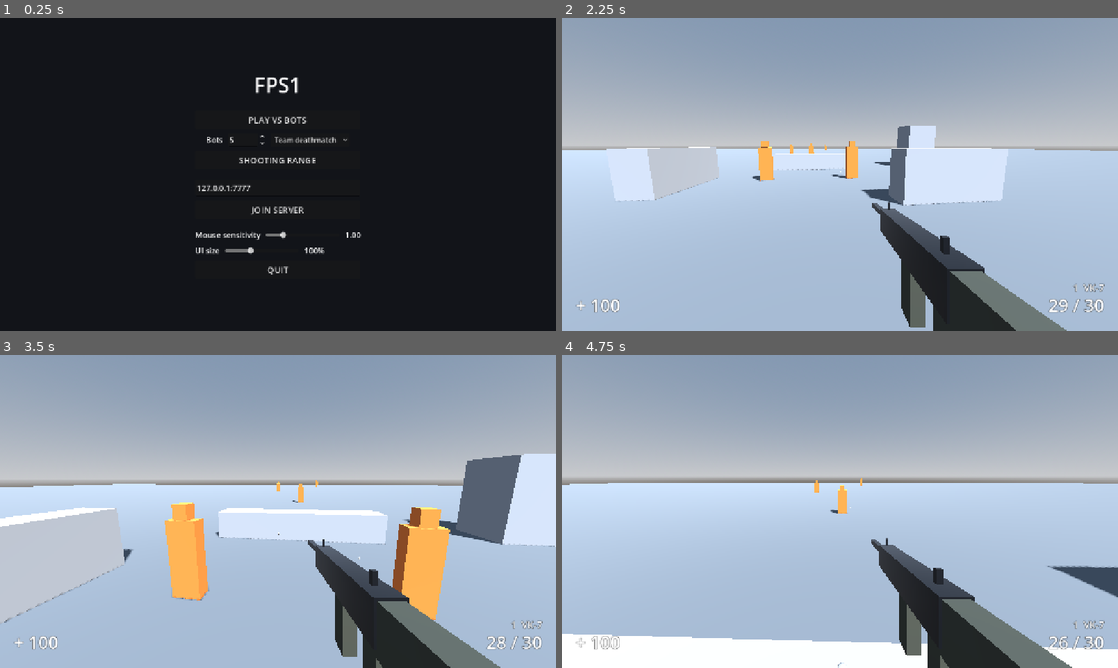
Above: before the commit, frames 1-4 (two rows, left to right).
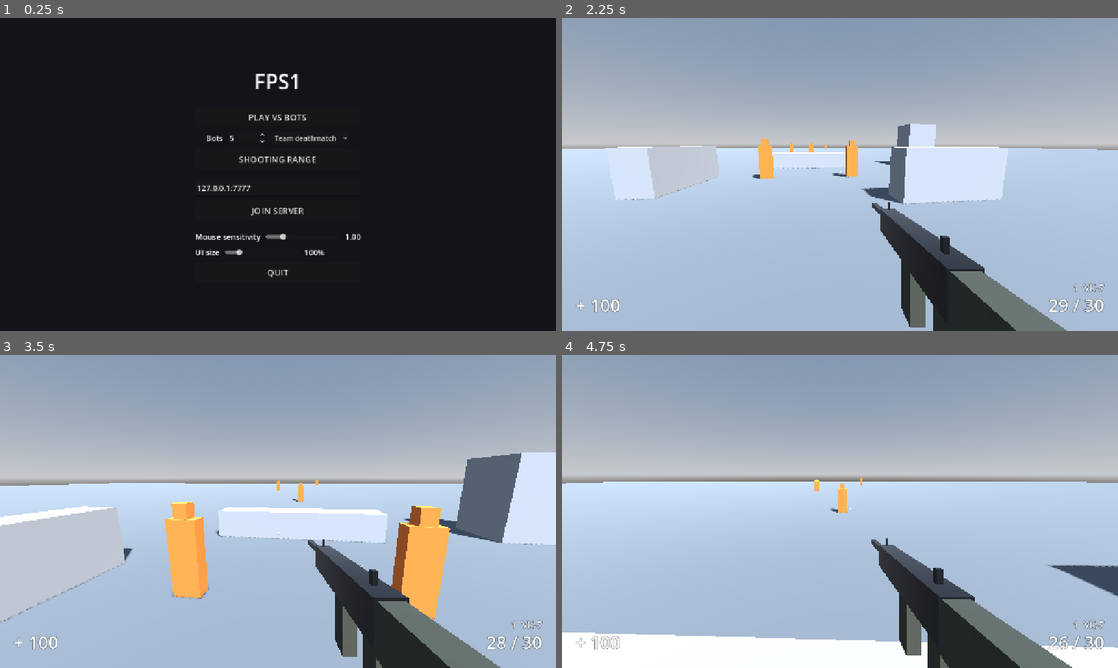
Above: after the commit, the same moments.

Repository: kosj/fps1
Game: Godot game, scene res://game/main.tscn
Same seed, same stepped clock (60 frames per second), same inputs: the game is played once before the commit and once after it.
Inputs (mouse positions are in pixels of both pictures, inside the frame that each line leads up to):
- Up to frame 1 (0.25 s): no input
- Up to frame 2 (2.25 s): click "SHOOTING RANGE" at 0.5 s; click "RESUME" at 1.25 s; tap Enter at 2 s; move the mouse to (867, 174) at 2.02 s; hold W (move_forward) from 2.03 s (still down); right-click (867, 174) at 2.1 s; click (867, 174) at 2.17 s
- Up to frame 3 (3.5 s): keep holding W (move_forward); tap Space (jump) at 2.27, 2.57, 3.02, 3.32 s; tap Ctrl (crouch) at 2.3, 2.85 s; move the mouse to (250, 511) at 2.77 s; click (250, 511) at 3.05 s
- Up to frame 4 (4.75 s): keep holding W (move_forward); move the mouse to (851, 505) at 3.52 s; click (851, 505) at 3.6 s; tap Shift (sprint) at 3.8, 4.35 s; move the mouse to (834, 517) at 4.27 s; click (834, 517) at 4.42 s; tap Space (jump) at 4.52, 4.55 s

The runs differ from the first frame. In frame 1, 1.4% of the frame differs, in the area x 35-65%, y 17-83%; in frame 2, 0.9%; in frame 3, 1.5%, in the area x 0-100%, y 31-86%; in frame 4, 1.0%.

Commit message:
Touch controls and mobile layout
The game could only be played with a keyboard and mouse, so it was
unplayable on phones.

- Virtual stick on the left (push fully forward to sprint), drag on
  the right to look, FIRE (also drags to look), AIM toggle, JUMP,
  DUCK, reload, weapon cycle and pause buttons; multi-touch
- Enabled at start on phones and tablets, or on the first touch on
  other touch devices; mouse capture is not required in touch mode
- Larger default UI on mobile, UI size slider up to 200%, menus
  scroll when taller than the screen
- HUD: kill feed moved to the top left; ammo and weapon move to the
  top right in touch mode so buttons do not cover them
- Touch input logic is unit tested without a screen

Co-Authored-By: Claude Fable 5.2 <noreply@anthropic.com>
Claude-Session: https://claude.ai/code/session_01AU5XTYvP8kqhP5guiFZ1PH

Diff:
--- a/game/core/settings.gd
+++ b/game/core/settings.gd
@@ -8,7 +8,11 @@
 const GAME_MODE := "match/mode"
 const UI_SCALE := "ui/scale"
 const MIN_UI_SCALE := 0.8
-const MAX_UI_SCALE := 1.4
+const MAX_UI_SCALE := 2.0
+## 휴대폰은 화면이 작아 같은 배율로는 글자가 작게 보이므로 기본값을 키운다.
+const MOBILE_UI_SCALE := 1.5
+
+static var _mobile := -1
 const MIN_SENSITIVITY := 0.2
 const MAX_SENSITIVITY := 4.0
 
@@ -30,8 +34,22 @@
 	config.save(PATH)
 
 
+## 휴대폰이나 태블릿의 브라우저/앱인지. 한 번 판단한 결과를 기억한다.
+static func is_mobile() -> bool:
+	if _mobile < 0:
+		var mobile := OS.has_feature("mobile")
+		mobile = mobile or OS.has_feature("web_android") or OS.has_feature("web_ios")
+		if not mobile and OS.has_feature("web"):
+			# 엔진이 기기를 구분하지 못하는 브라우저를 위해, 주 입력 장치가 손가락인지 직접 묻는다.
+			var script := "(navigator.maxTouchPoints > 0 && matchMedia('(pointer: coarse)').matches) ? 1 : 0"
+			mobile = int(JavaScriptBridge.eval(script, true)) == 1
+		_mobile = 1 if mobile else 0
+	return _mobile == 1
+
+
 static func ui_scale() -> float:
-	return clampf(float(read(UI_SCALE, 1.0)), MIN_UI_SCALE, MAX_UI_SCALE)
+	var fallback := MOBILE_UI_SCALE if is_mobile() else 1.0
+	return clampf(float(read(UI_SCALE, fallback)), MIN_UI_SCALE, MAX_UI_SCALE)
 
 
 static func sensitivity() -> float:
--- a/game/net/game_session.gd
+++ b/game/net/game_session.gd
@@ -195,7 +195,7 @@
 			_add_bots(int(options.get("bots", 5)))
 	_pause = PauseMenu.new()
 	_pause.visible = false
-	_pause.resume_requested.connect(func() -> void: Input.mouse_mode = Input.MOUSE_MODE_CAPTURED)
+	_pause.resume_requested.connect(_resume)
 	_pause.menu_requested.connect(_return_to_menu)
 	_pause.sensitivity_changed.connect(_on_sensitivity_changed)
 	add_child(_pause)
@@ -259,6 +259,13 @@
 	if headshot:
 		text += "  (HS)"
 	_local.hud.add_feed_line(text, _relative_color(killer_team))
+
+
+func _resume() -> void:
+	if _local != null and _local.touch != null:
+		_local.set_paused(false)
+	else:
+		Input.mouse_mode = Input.MOUSE_MODE_CAPTURED
 
 
 func _on_sensitivity_changed(value: float) -> void:
--- a/game/player/player.gd
+++ b/game/player/player.gd
@@ -15,6 +15,7 @@
 const WeaponController := preload("res://game/weapons/weapon_controller.gd")
 const ViewModel := preload("res://game/weapons/view_model.gd")
 const Hud := preload("res://game/ui/hud.gd")
+const TouchControls := preload("res://game/ui/touch_controls.gd")
 const SfxSynth := preload("res://game/audio/sfx_synth.gd")
 const LOADOUT := [
 	preload("res://game/weapons/data/rifle_vk7.tres"),
@@ -27,6 +28,8 @@
 const CORRECTION_SMOOTHING := 12.0
 const CORRECTION_SNAP_DISTANCE := 2.0
 const DAMAGE_MARK_TIME := 1.5
+## 터치로 화면을 끌 때의 시선 감도(화면 단위당 라디안).
+const TOUCH_LOOK_SENSITIVITY := 0.0045
 const BASE_SENSITIVITY := 0.002
 const ADS_SENSITIVITY_SCALE := 0.6
 const PITCH_LIMIT := 1.55
@@ -61,6 +64,8 @@
 var weapon: WeaponController
 var view_model: ViewModel
 var hud: Hud
+## 터치 조작. 터치 기기에서만 만들어진다.
+var touch: TouchControls
 
 var _gravity: float = ProjectSettings.get_setting("physics/3d/default_gravity")
 var _sprinting := false
@@ -71,6 +76,7 @@
 var _prev_buttons := 0
 var _suppress_fire := false
 var _selected_slot := 0
+var _touch_paused := false
 var _visual_offset := Vector3.ZERO
 ## 최근에 나를 맞힌 위치들. 각 항목은 [위치, 남은 표시 시간].
 var _damage_sources: Array = []
@@ -108,11 +114,34 @@
 	if is_local:
 		hud.set_health(health, MAX_HEALTH)
 		sensitivity_scale = Settings.sensitivity()
+		if Settings.is_mobile() and not view_from_cmd:
+			enable_touch()
 
 
 ## 입력을 받아도 되는 상태인지. 브라우저에서는 클릭으로 포인터를 잠근 뒤부터 조작한다.
 func input_active() -> bool:
+	if touch != null:
+		return not _touch_paused
 	return not require_mouse_capture or Input.mouse_mode == Input.MOUSE_MODE_CAPTURED
+
+
+## 터치 조작을 켠다. 휴대폰에서는 시작할 때, 그 밖의 터치 기기에서는 처음 화면을 만졌을 때 켜진다.
+func enable_touch() -> void:
+	if touch != null or not is_local:
+		return
+	touch = TouchControls.new()
+	hud.add_child(touch)
+	hud.use_touch_layout()
+	touch.look.connect(_on_touch_look)
+	touch.pause_pressed.connect(set_paused.bind(true))
+
+
+## 터치 조작에서의 일시 정지. 마우스 조작은 포인터 잠금 여부로 판단하므로 영향받지 않는다.
+func set_paused(paused: bool) -> void:
+	_touch_paused = paused
+	if touch != null:
+		touch.visible = not paused
+		touch.release_all()
 
 
 func horizontal_speed() -> float:
@@ -157,6 +186,13 @@
 	cmd.yaw = rotation.y
 	cmd.pitch = _head.rotation.x
 	if not input_active():
+		return cmd
+	if touch != null:
+		cmd.move = touch.move
+		cmd.buttons = touch.buttons()
+		var steps := touch.take_weapon_steps()
+		_selected_slot = (_selected_slot + steps) % LOADOUT.size()
+		cmd.weapon = _selected_slot
 		return cmd
 	cmd.move = Input.get_vector("move_left", "move_right", "move_forward", "move_back")
 	for action: String in _button_actions:
@@ -286,8 +322,22 @@
 		_play("hit")
 
 
+func _input(event: InputEvent) -> void:
+	# 터치를 감지하면 그때부터 터치 조작으로 바꾼다(태블릿, 터치 노트북).
+	if touch == null and is_local and not view_from_cmd and event is InputEventScreenTouch:
+		enable_touch()
+
+
+func _on_touch_look(relative: Vector2) -> void:
+	var zoom := lerpf(1.0, weapon.data.ads_fov / BASE_FOV, weapon.aim_blend)
+	var sensitivity := TOUCH_LOOK_SENSITIVITY * sensitivity_scale * zoom
+	add_view_rotation(-relative.x * sensitivity, -relative.y * sensitivity)
+	view_model.add_look_delta(relative)
+
+
 func _unhandled_input(event: InputEvent) -> void:
-	if not is_local or view_from_cmd:
+	# 터치 기기에서는 터치가 마우스 입력으로도 들어오므로 마우스 처리를 건너뛴다.
+	if not is_local or view_from_cmd or touch != null:
 		return
 	var captured := Input.mouse_mode == Input.MOUSE_MODE_CAPTURED
 	if event is InputEventMouseButton and event.is_pressed() and not captured:
--- a/game/ui/hud.gd
+++ b/game/ui/hud.gd
@@ -60,10 +60,10 @@
 	_zone_row.mouse_filter = Control.MOUSE_FILTER_IGNORE
 	root.add_child(_zone_row)
 	_feed = VBoxContainer.new()
-	_feed.set_anchors_preset(Control.PRESET_TOP_RIGHT)
-	_feed.grow_horizontal = Control.GROW_DIRECTION_BEGIN
+	# 왼쪽 위에 둔다. 오른쪽은 터치 버튼과 탄약 표시가 쓴다.
+	_feed.set_anchors_preset(Control.PRESET_TOP_LEFT)
 	_feed.offset_top = MARGIN
-	_feed.offset_right = -MARGIN
+	_feed.offset_left = 110
 	_feed.mouse_filter = Control.MOUSE_FILTER_IGNORE
 	root.add_child(_feed)
 	_notice_label = _make_label(root, 24, Control.PRESET_CENTER)
@@ -104,6 +104,19 @@
 	_damage_overlay.color.a = 0.35
 
 
+## 터치 조작용 배치. 오른쪽 아래는 버튼이 차지하므로 탄약과 무기 이름을 오른쪽 위로 옮긴다.
+func use_touch_layout() -> void:
+	for label: Label in [_ammo_label, _weapon_label]:
+		label.set_anchors_preset(Control.PRESET_TOP_RIGHT)
+		label.grow_horizontal = Control.GROW_DIRECTION_BEGIN
+		label.grow_vertical = Control.GROW_DIRECTION_END
+		label.offset_right = -MARGIN
+	_ammo_label.offset_top = MARGIN - 8
+	_ammo_label.offset_bottom = MARGIN + 40
+	_weapon_label.offset_top = MARGIN + 44
+	_weapon_label.offset_bottom = MARGIN + 72
+
+
 ## 점령전 거점 상태. 각 항목은 [표시할 글자, 색].
 func set_zones(items: Array) -> void:
 	while _zone_row.get_child_count() < items.size():
@@ -123,7 +136,7 @@
 	var label := Label.new()
 	label.text = text
 	label.modulate = color
-	label.horizontal_alignment = HORIZONTAL_ALIGNMENT_RIGHT
+	label.horizontal_alignment = HORIZONTAL_ALIGNMENT_LEFT
 	label.add_theme_font_size_override("font_size", 22)
 	label.add_theme_color_override("font_outline_color", Color(0.0, 0.0, 0.0, 0.8))
 	label.add_theme_constant_override("outline_size", 4)
--- a/game/ui/menu_kit.gd
+++ b/game/ui/menu_kit.gd
@@ -15,7 +15,7 @@
 static func button(text: String) -> Button:
 	var node := Button.new()
 	node.text = text
-	node.custom_minimum_size = Vector2(320.0, 42.0)
+	node.custom_minimum_size = Vector2(320.0, 46.0)
 	node.add_theme_font_size_override("font_size", 20)
 	return node
 
@@ -26,9 +26,15 @@
 	shade.color = background
 	shade.set_anchors_preset(Control.PRESET_FULL_RECT)
 	layer.add_child(shade)
+	# 작은 화면에서는 메뉴가 화면보다 길어질 수 있어 스크롤로 감싼다.
+	var scroll := ScrollContainer.new()
+	scroll.set_anchors_preset(Control.PRESET_FULL_RECT)
+	scroll.horizontal_scroll_mode = ScrollContainer.SCROLL_MODE_DISABLED
+	shade.add_child(scroll)
 	var center := CenterContainer.new()
-	center.set_anchors_preset(Control.PRESET_FULL_RECT)
-	shade.add_child(center)
+	center.size_flags_horizontal = Control.SIZE_EXPAND_FILL
+	center.size_flags_vertical = Control.SIZE_EXPAND_FILL
+	scroll.add_child(center)
 	var column := VBoxContainer.new()
 	column.add_theme_constant_override("separation", 10)
 	center.add_child(column)
--- a/game/ui/pause_menu.gd
+++ b/game/ui/pause_menu.gd
@@ -7,6 +7,7 @@
 signal sensitivity_changed(value: float)
 
 const MenuKit := preload("res://game/ui/menu_kit.gd")
+const Settings := preload("res://game/core/settings.gd")
 
 var resume_button: Button
 var menu_button: Button
@@ -23,9 +24,14 @@
 		MenuKit.sensitivity_row(func(value: float) -> void: sensitivity_changed.emit(value))
 	)
 	column.add_child(MenuKit.ui_scale_row(get_tree()))
-	column.add_child(MenuKit.label("WASD move    Shift sprint    Ctrl crouch / slide", 18))
-	column.add_child(MenuKit.label("Space jump / mantle    R reload", 18))
-	column.add_child(MenuKit.label("LMB fire    RMB aim    1-4 or wheel: weapons", 18))
+	if Settings.is_mobile():
+		column.add_child(MenuKit.label("Left side: move (push fully forward to sprint)", 18))
+		column.add_child(MenuKit.label("Right side or FIRE: drag to look", 18))
+		column.add_child(MenuKit.label("DUCK while sprinting: slide    JUMP at a ledge: climb", 18))
+	else:
+		column.add_child(MenuKit.label("WASD move    Shift sprint    Ctrl crouch / slide", 18))
+		column.add_child(MenuKit.label("Space jump / mantle    R reload", 18))
+		column.add_child(MenuKit.label("LMB fire    RMB aim    1-4 or wheel: weapons", 18))
 	menu_button = MenuKit.button("MAIN MENU")
 	menu_button.pressed.connect(func() -> void: menu_requested.emit())
 	column.add_child(menu_button)
--- /dev/null
+++ b/game/ui/touch_controls.gd
@@ -0,0 +1,184 @@
+extends Control
+## 터치 화면 조작. 휴대폰과 태블릿에서 키보드와 마우스를 대신한다.
+##
+## - 화면 왼쪽을 누른 자리에 가상 스틱이 생긴다. 끝까지 앞으로 밀면 달린다.
+## - 화면 오른쪽을 끌면 시선이 돈다. 발사 버튼을 누른 채 끌어도 시선이 돈다.
+## - 버튼: 발사, 정조준(누를 때마다 켜고 끔), 점프, 앉기(누르는 동안), 재장전, 무기 교체, 일시 정지.
+##
+## 입력 해석은 handle_touch와 handle_drag에 모아 화면 없이도 테스트할 수 있게 했다.
+
+signal look(relative: Vector2)
+signal pause_pressed
+
+const InputCmd := preload("res://game/player/input_cmd.gd")
+const STICK_RADIUS := 80.0
+const STICK_ZONE := 0.45
+const SPRINT_THRESHOLD := 0.92
+const TAP_HOLD_TIME := 0.12
+
+## 가상 스틱의 값. x: 좌우, y: 전후(전진이 -1).
+var move := Vector2.ZERO
+## 화면에 붙기 전(테스트)에 쓰는 화면 크기.
+var layout_size := Vector2(1280.0, 720.0)
+
+var _stick_index := -1
+var _stick_origin := Vector2.ZERO
+## 터치 번호 -> 역할("stick", "look", 또는 버튼 이름).
+var _roles := {}
+var _held := {}
+var _aim_on := false
+var _tap_left := {}
+var _weapon_steps := 0
+
+
+func _ready() -> void:
+	set_anchors_preset(Control.PRESET_FULL_RECT)
+	mouse_filter = Control.MOUSE_FILTER_IGNORE
+
+
+func _input(event: InputEvent) -> void:
+	if not is_visible_in_tree():
+		return
+	if event is InputEventScreenTouch:
+		var touch := event as InputEventScreenTouch
+		handle_touch(touch.index, touch.position, touch.pressed)
+	elif event is InputEventScreenDrag:
+		var drag := event as InputEventScreenDrag
+		handle_drag(drag.index, drag.position, drag.relative)
+
+
+func _process(delta: float) -> void:
+	for key: String in _tap_left.keys():
+		_tap_left[key] = float(_tap_left[key]) - delta
+		if float(_tap_left[key]) <= 0.0:
+			_tap_left.erase(key)
+	queue_redraw()
+
+
+## 지금 눌린 버튼을 InputCmd 비트로 돌려준다.
+func buttons() -> int:
+	var bits := 0
+	if _held.has("fire"):
+		bits |= InputCmd.FIRE
+	if _aim_on:
+		bits |= InputCmd.AIM
+	if _held.has("crouch") or _tap_left.has("crouch"):
+		bits |= InputCmd.CROUCH
+	if _held.has("jump") or _tap_left.has("jump"):
+		bits |= InputCmd.JUMP
+	if _tap_left.has("reload"):
+		bits |= InputCmd.RELOAD
+	if move.y < -SPRINT_THRESHOLD:
+		bits |= InputCmd.SPRINT
+	return bits
+
+
+## 무기 교체 버튼이 눌린 횟수를 돌려주고 0으로 되돌린다.
+func take_weapon_steps() -> int:
+	var steps := _weapon_steps
+	_weapon_steps = 0
+	return steps
+
+
+## 모든 터치를 놓은 상태로 되돌린다(일시 정지, 사망).
+func release_all() -> void:
+	_roles.clear()
+	_held.clear()
+	_stick_index = -1
+	move = Vector2.ZERO
+
+
+func handle_touch(index: int, at: Vector2, pressed: bool) -> void:
+	if not pressed:
+		var role: String = _roles.get(index, "")
+		_roles.erase(index)
+		_held.erase(role)
+		if index == _stick_index:
+			_stick_index = -1
+			move = Vector2.ZERO
+		return
+	var button := _button_at(at)
+	if button != "":
+		_roles[index] = button
+		_press(button)
+	elif at.x < _area().x * STICK_ZONE and _stick_index < 0:
+		_roles[index] = "stick"
+		_stick_index = index
+		_stick_origin = at
+		move = Vector2.ZERO
+	else:
+		_roles[index] = "look"
+
+
+func handle_drag(index: int, at: Vector2, relative: Vector2) -> void:
+	var role: String = _roles.get(index, "")
+	if role == "stick":
+		move = ((at - _stick_origin) / STICK_RADIUS).limit_length(1.0)
+	elif role == "look" or role == "fire":
+		look.emit(relative)
+
+
+func _press(button: String) -> void:
+	match button:
+		"aim":
+			_aim_on = not _aim_on
+		"weapon":
+			_weapon_steps += 1
+		"pause":
+			pause_pressed.emit()
+		"reload":
+			_tap_left[button] = TAP_HOLD_TIME
+		"jump", "crouch":
+			# 짧게 눌러도 한 틱 이상 입력으로 잡히게 잠시 유지한다.
+			_tap_left[button] = TAP_HOLD_TIME
+			_held[button] = true
+		_:
+			_held[button] = true
+
+
+func _area() -> Vector2:
+	return size if is_inside_tree() else layout_size
+
+
+## 버튼 배치. 이름 -> [중심, 반지름, 글자].
+func _layout() -> Dictionary:
+	var area := _area()
+	return {
+		"fire": [Vector2(area.x - 120.0, area.y - 130.0), 66.0, "FIRE"],
+		"aim": [Vector2(area.x - 250.0, area.y - 75.0), 44.0, "AIM"],
+		"jump": [Vector2(area.x - 75.0, area.y - 265.0), 44.0, "JUMP"],
+		"crouch": [Vector2(area.x - 225.0, area.y - 205.0), 42.0, "DUCK"],
+		"reload": [Vector2(area.x - 355.0, area.y - 65.0), 38.0, "R"],
+		"weapon": [Vector2(area.x - 75.0, area.y - 365.0), 38.0, "GUN"],
+		"pause": [Vector2(60.0, 60.0), 34.0, "II"],
+	}
+
+
+func _button_at(at: Vector2) -> String:
+	var layout := _layout()
+	for button: String in layout:
+		var spec: Array = layout[button]
+		var center: Vector2 = spec[0]
+		if at.distance_to(center) <= float(spec[1]) * 1.15:
+			return button
+	return ""
+
+
+func _draw() -> void:
+	var font := ThemeDB.fallback_font
+	var layout := _layout()
+	for button: String in layout:
+		var spec: Array = layout[button]
+		var center: Vector2 = spec[0]
+		var radius: float = spec[1]
+		var active := _held.has(button) or (button == "aim" and _aim_on)
+		var fill := Color(1.0, 1.0, 1.0, 0.38 if active else 0.16)
+		draw_circle(center, radius, fill)
+		draw_arc(center, radius, 0.0, TAU, 32, Color(1.0, 1.0, 1.0, 0.55), 2.0)
+		var text: String = spec[2]
+		var text_size := font.get_string_size(text, HORIZONTAL_ALIGNMENT_CENTER, -1.0, 20)
+		var text_at := center + Vector2(-text_size.x / 2.0, text_size.y / 4.0)
+		draw_string(font, text_at, text, HORIZONTAL_ALIGNMENT_LEFT, -1.0, 20)
+	if _stick_index >= 0:
+		draw_arc(_stick_origin, STICK_RADIUS, 0.0, TAU, 40, Color(1.0, 1.0, 1.0, 0.5), 2.0)
+		draw_circle(_stick_origin + move * STICK_RADIUS, 34.0, Color(1.0, 1.0, 1.0, 0.35))
--- a/tests/run_tests.gd
+++ b/tests/run_tests.gd
@@ -11,6 +11,7 @@
 	"bot": preload("res://tests/test_bot.gd"),
 	"weapons": preload("res://tests/test_weapons.gd"),
 	"domination": preload("res://tests/test_domination.gd"),
+	"touch": preload("res://tests/test_touch.gd"),
 }
 
 
--- a/tests/smoke/smoke.gd
+++ b/tests/smoke/smoke.gd
@@ -105,6 +105,13 @@
 			_expect(shots == 1, "one trigger pull fired %d shotgun shells" % shots)
 			_expect(hits >= 2, "only %d of 8 pellets hit a dummy 5 m away" % hits)
 			print("smoke: shotgun landed %d of 8 pellets" % hits)
+		572:
+			_player.call("enable_touch")
+		578:
+			_expect(_player.get("touch") != null, "enable_touch did not create touch controls")
+			_expect(_player.call("input_active"), "touch controls should be active when not paused")
+			_player.call("set_paused", true)
+			_expect(not _player.call("input_active"), "paused touch controls still accept input")
 		580:
 			_finish()
 
--- /dev/null
+++ b/tests/test_touch.gd
@@ -0,0 +1,125 @@
+extends RefCounted
+## 터치 조작의 입력 해석. 화면 크기는 기본값 1280x720을 쓴다.
+
+const InputCmd := preload("res://game/player/input_cmd.gd")
+const TouchControls := preload("res://game/ui/touch_controls.gd")
+const LEFT := Vector2(200.0, 500.0)
+const RIGHT := Vector2(800.0, 300.0)
+const FIRE := Vector2(1160.0, 590.0)
+const JUMP := Vector2(1205.0, 455.0)
+const AIM := Vector2(1030.0, 645.0)
+const WEAPON := Vector2(1205.0, 355.0)
+const PAUSE := Vector2(60.0, 60.0)
+
+
+func test_left_side_drag_moves_and_sprints() -> String:
+	var touch := TouchControls.new()
+	touch.handle_touch(0, LEFT, true)
+	touch.handle_drag(0, LEFT + Vector2(0.0, -40.0), Vector2(0.0, -40.0))
+	var message := ""
+	if absf(touch.move.y + 0.5) > 0.01 or (touch.buttons() & InputCmd.SPRINT) != 0:
+		message = "half push should walk forward without sprinting, move was %s" % touch.move
+	touch.handle_drag(0, LEFT + Vector2(0.0, -200.0), Vector2(0.0, -160.0))
+	if message.is_empty() and (touch.move.length() > 1.001 or touch.move.y > -0.99):
+		message = "full push should clamp to -1, move was %s" % touch.move
+	if message.is_empty() and (touch.buttons() & InputCmd.SPRINT) == 0:
+		message = "pushing the stick fully forward should sprint"
+	touch.handle_touch(0, LEFT, false)
+	if message.is_empty() and touch.move != Vector2.ZERO:
+		message = "releasing the stick should stop movement"
+	touch.free()
+	return message
+
+
+func test_right_side_drag_looks_without_moving() -> String:
+	var touch := TouchControls.new()
+	var seen: Array = []
+	touch.look.connect(func(relative: Vector2) -> void: seen.append(relative))
+	touch.handle_touch(1, RIGHT, true)
+	touch.handle_drag(1, RIGHT + Vector2(30.0, -10.0), Vector2(30.0, -10.0))
+	var message := ""
+	if seen.size() != 1 or seen[0] != Vector2(30.0, -10.0):
+		message = "right-side drag should report look movement, got %s" % [seen]
+	elif touch.move != Vector2.ZERO or touch.buttons() != 0:
+		message = "looking should not move or press buttons"
+	touch.free()
+	return message
+
+
+func test_fire_button_holds_fire_and_still_looks() -> String:
+	var touch := TouchControls.new()
+	var seen: Array = []
+	touch.look.connect(func(relative: Vector2) -> void: seen.append(relative))
+	touch.handle_touch(2, FIRE, true)
+	var message := ""
+	if (touch.buttons() & InputCmd.FIRE) == 0:
+		message = "touching FIRE should fire"
+	touch.handle_drag(2, FIRE + Vector2(-20.0, 5.0), Vector2(-20.0, 5.0))
+	if message.is_empty() and seen.size() != 1:
+		message = "dragging from FIRE should also turn the view"
+	touch.handle_touch(2, FIRE, false)
+	if message.is_empty() and (touch.buttons() & InputCmd.FIRE) != 0:
+		message = "releasing FIRE should stop firing"
+	touch.free()
+	return message
+
+
+func test_move_look_and_fire_work_together() -> String:
+	var touch := TouchControls.new()
+	touch.handle_touch(0, LEFT, true)
+	touch.handle_drag(0, LEFT + Vector2(80.0, 0.0), Vector2(80.0, 0.0))
+	touch.handle_touch(1, FIRE, true)
+	touch.handle_touch(2, JUMP, true)
+	var bits := touch.buttons()
+	var message := ""
+	if touch.move.x < 0.99:
+		message = "stick should still read full right with other fingers down"
+	elif (bits & InputCmd.FIRE) == 0 or (bits & InputCmd.JUMP) == 0:
+		message = "fire and jump should both be pressed, bits were %d" % bits
+	# 한 손가락을 떼어도 나머지는 유지된다.
+	touch.handle_touch(1, FIRE, false)
+	if message.is_empty() and ((touch.buttons() & InputCmd.FIRE) != 0 or touch.move.x < 0.99):
+		message = "releasing FIRE should not affect the stick"
+	touch.free()
+	return message
+
+
+func test_aim_toggles_and_weapon_button_counts_taps() -> String:
+	var touch := TouchControls.new()
+	touch.handle_touch(0, AIM, true)
+	touch.handle_touch(0, AIM, false)
+	var message := ""
+	if (touch.buttons() & InputCmd.AIM) == 0:
+		message = "tapping AIM should keep aiming after release"
+	touch.handle_touch(0, AIM, true)
+	touch.handle_touch(0, AIM, false)
+	if message.is_empty() and (touch.buttons() & InputCmd.AIM) != 0:
+		message = "tapping AIM again should stop aiming"
+	touch.handle_touch(0, WEAPON, true)
+	touch.handle_touch(0, WEAPON, false)
+	touch.handle_touch(0, WEAPON, true)
+	touch.handle_touch(0, WEAPON, false)
+	if message.is_empty() and touch.take_weapon_steps() != 2:
+		message = "two taps on the weapon button should give two steps"
+	if message.is_empty() and touch.take_weapon_steps() != 0:
+		message = "weapon steps should reset after being read"
+	touch.free()
+	return message
+
+
+func test_pause_button_and_release_all() -> String:
+	var touch := TouchControls.new()
+	var paused: Array = []
+	touch.pause_pressed.connect(func() -> void: paused.append(true))
+	touch.handle_touch(0, PAUSE, true)
+	var message := ""
+	if paused.size() != 1:
+		message = "tapping the pause button should request a pause"
+	touch.handle_touch(1, FIRE, true)
+	touch.handle_touch(2, LEFT, true)
+	touch.handle_drag(2, LEFT + Vector2(0.0, -80.0), Vector2(0.0, -80.0))
+	touch.release_all()
+	if message.is_empty() and (touch.buttons() != 0 or touch.move != Vector2.ZERO):
+		message = "release_all should clear held buttons and the stick"
+	touch.free()
+	return message
